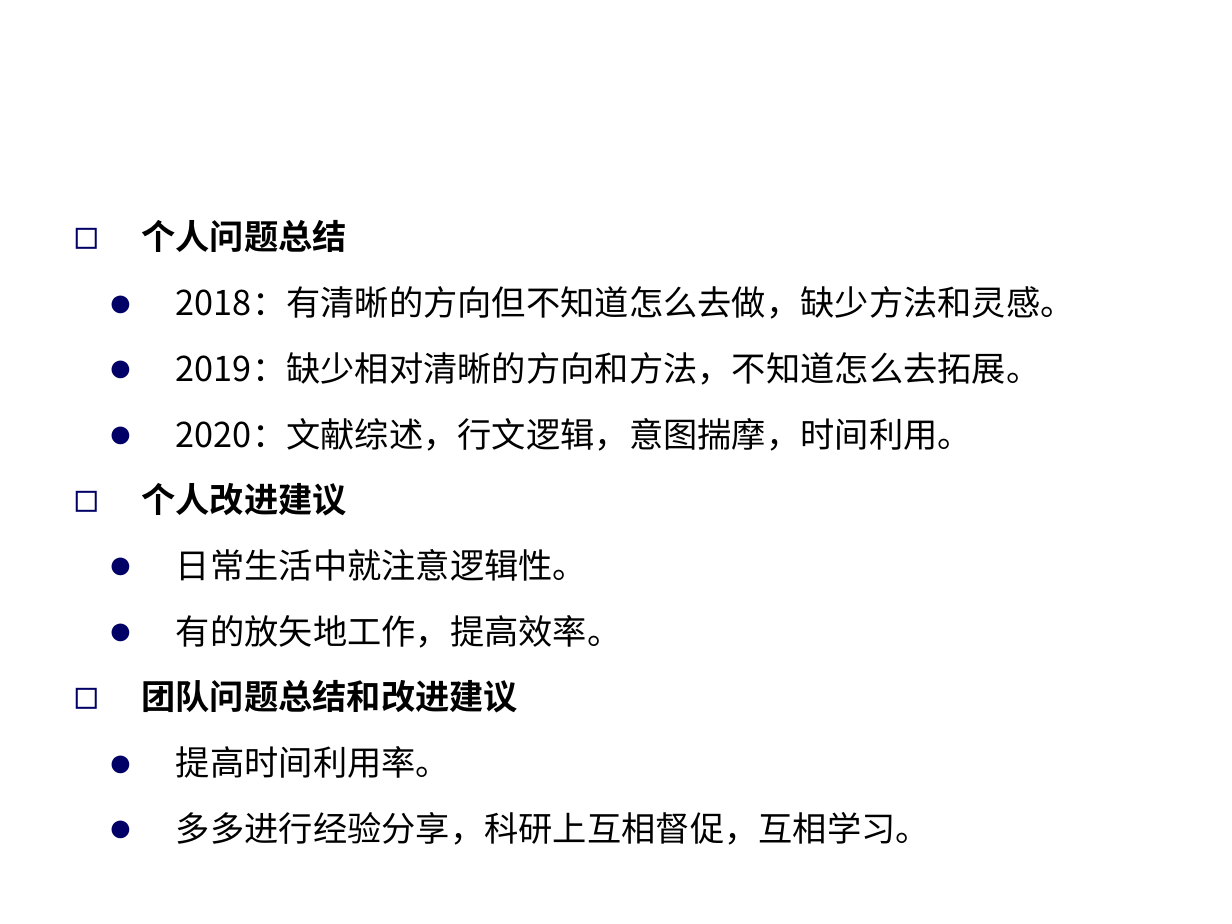
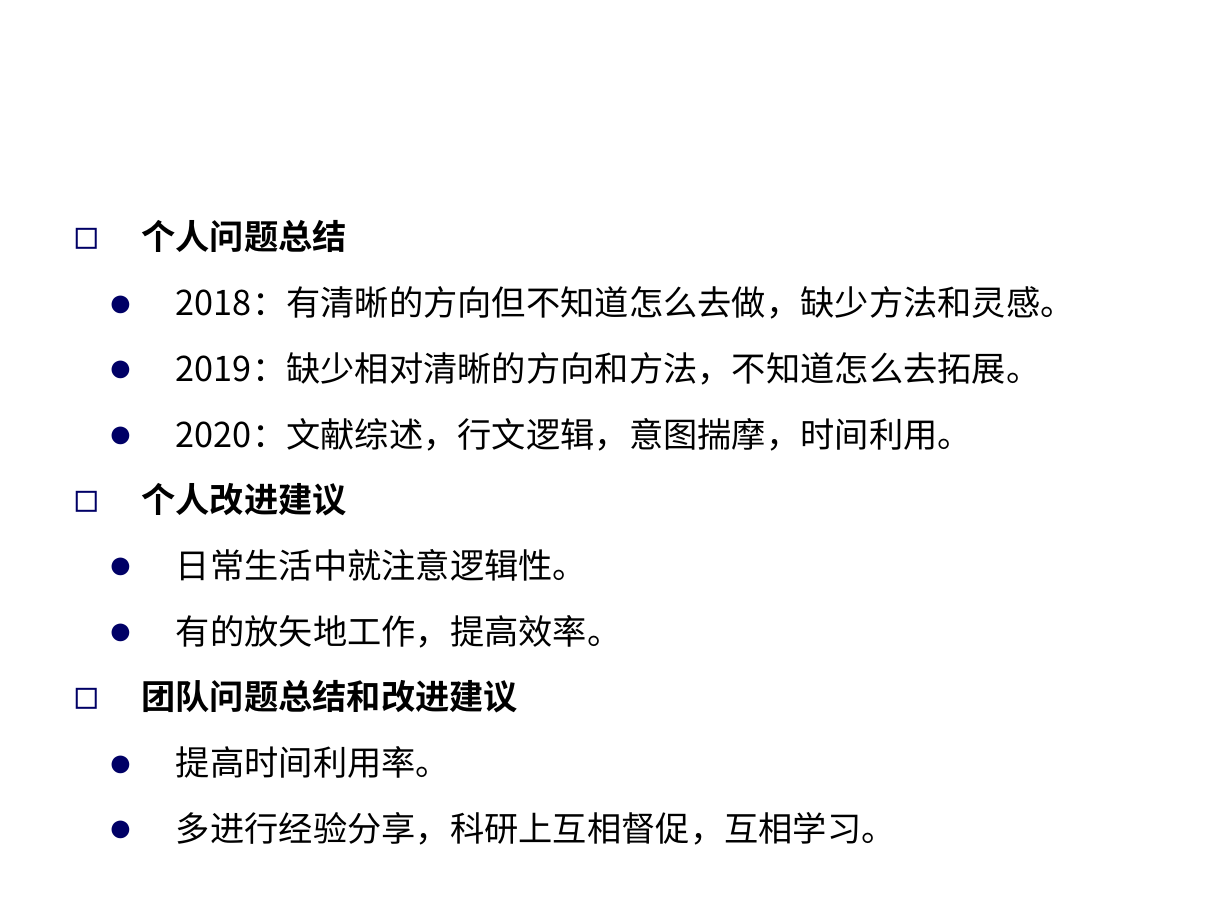
Before and after one commit to Dis-count/Writing, a slide deck: slide 3 of 2020年度总结lzk.ppt. Drawn at 1232x924 pixels with LibreOffice and Linux fonts; fonts in the diff are those of the drawing; background and template pictures are left out. Boxes give left, top, right and bottom in pixels: in the first picture for what was removed or moved away, otherwise in the second. Text is boxed around its words. In the diff, an @@ line names an element or a change of style, - is before the commit and + after.

```diff
--- a/2020年度总结lzk.ppt
+++ b/2020年度总结lzk.ppt
@@ text at [176, 812, 896, 845]: text changed @@
-  ● 多多进行经验分享，科研上互相督促，互相学习。
+  ● 多进行经验分享，科研上互相督促，互相学习。
```
Also in this commit, not shown: 1 other slide changed, 5 slides removed, 2 other files.
